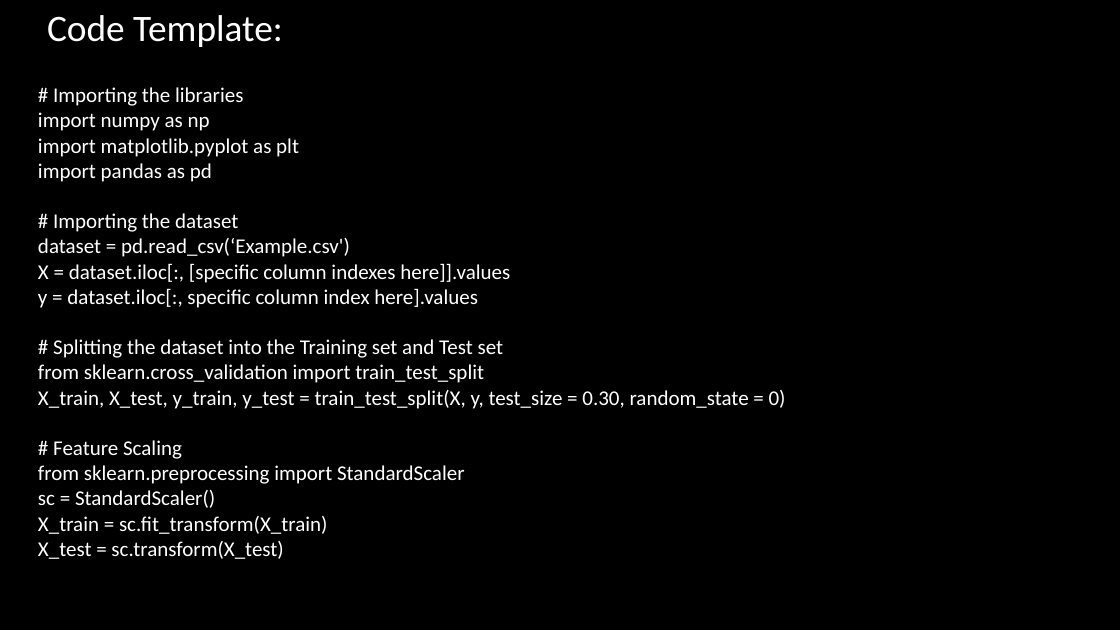
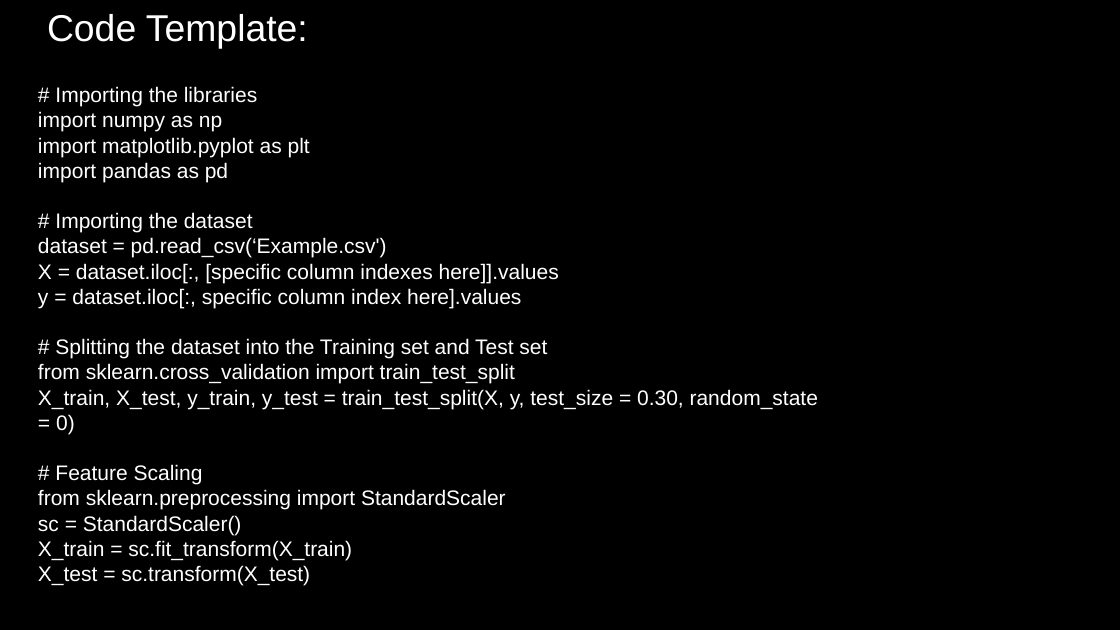
Before and after one commit to mborenstein128/Rock_Hall, a slide deck: slide 5 of RockHall_Andrew_Slides .pptx. Drawn at 1120x630 pixels with LibreOffice and Linux fonts; fonts in the diff are those of the drawing. Boxes give left, top, right and bottom in pixels: in the first picture for what was removed or moved away, otherwise in the second. Text is boxed around its words. In the diff, an @@ line names an element or a change of style, - is before the commit and + after.

```diff
--- a/RockHall_Andrew_Slides .pptx
+++ b/RockHall_Andrew_Slides .pptx
@@ text "Code Template:" at box(47, 14, 308, 49): font Calibri to Arial @@
@@ text "# Importing the libraries" at box(38, 86, 818, 585): font Calibri to Arial @@
```
Also in this commit, not shown: 1 other slide changed, 1 other file.
